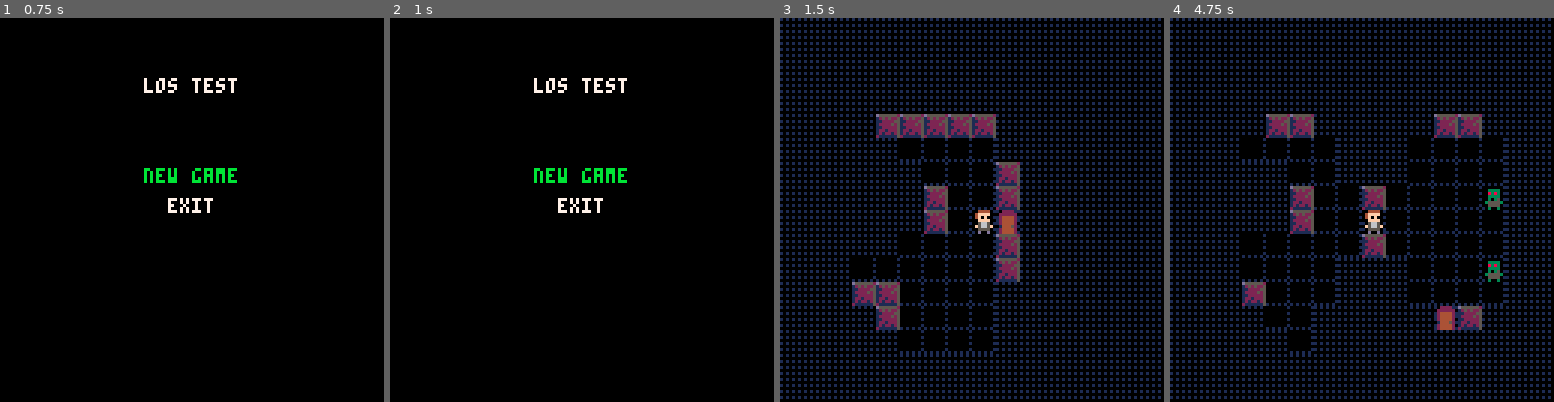
Above: before the commit, frames 1-4 (left to right).
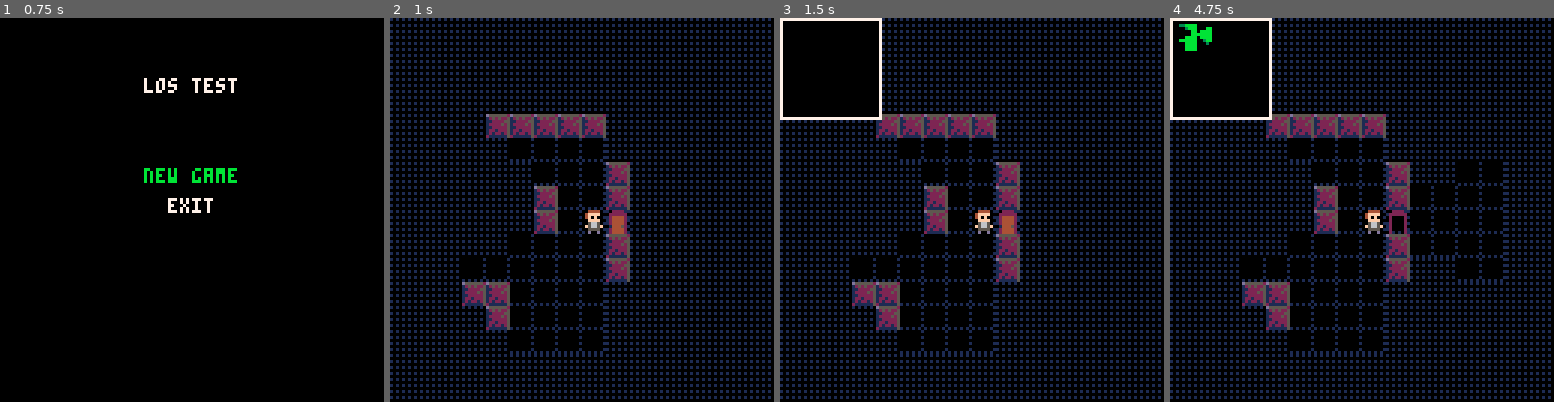
Above: after the commit, the same moments.

Repository: bancliffe/lostest
Game: PICO-8 cartridge lostest.p8
Same seed, same stepped clock (60 frames per second), same inputs: the game is played once before the commit and once after it.
Inputs:
- Up to frame 1 (0.75 s): tap X (X key) at 0.33 s; tap O (Z key) at 0.7 s
- Up to frame 2 (1 s): no input
- Up to frame 3 (1.5 s): tap X (X key) at 1.07 s
- Up to frame 4 (4.75 s): hold Right 1.6-2.1 s; tap O (Z key) every 0.4 s from 1.7 to 4.5 s; tap X (X key) at 1.85, 2.97, 4.08 s; hold Up 2.15-2.42 s; hold Right 2.47-3.03 s; hold Left 3.08-3.58 s; hold Down 3.63-3.97 s; hold Right 4.02-4.68 s; hold Up from 4.73 s (still down)

Frame 1 is identical in both runs. In frame 2, 29% of the frame differs, in the area x 0-100%, y 0-100%; in frame 3, 2.4%; in frame 4, 15%.

Commit message:
Refactor code structure for improved readability and maintainability

Diff:
--- a/entities.lua
+++ b/entities.lua
@@ -125,12 +125,118 @@
 npc = entity:new({
     x=x or 0,
     y=y or 0,
+    mx=0,
+    my=0,
+    dx=0,
+    dy=0,
+    move_dist=0,
     sprite_id=21,
-    vision_range=4,
+    vision_range=6,
     flipped=false,
-    update=function(_ENV) if global.pc.x < x then flipped = true else flipped =false end end,
+    state="idle",
+    player_last_known_pos={x=0,y=0},
+    path={},
+
+    update=function(_ENV)
+        if state == "take_turn" then
+            return take_turn(_ENV)
+        elseif state == "moving" then
+            return animate_move(_ENV)
+        end
+        return true  -- turn complete if in any other state
+    end,
+
+    take_turn=function(_ENV)
+        -- check if player is visible (within range and line of sight)
+        local dist = distance(x, y, global.pc.x, global.pc.y)
+        local can_see_player = dist <= vision_range and has_line_of_sight(x, y, global.pc.x, global.pc.y, vision_range)
+
+        -- face the player if visible
+        if can_see_player then
+            if global.pc.x < x then
+                flipped = true
+            else
+                flipped = false
+            end
+        end
+
+        -- update AI state
+        if state == "idle" or state == "take_turn" then
+            if can_see_player then
+                state = "chase"
+                player_last_known_pos = {x=global.pc.x, y=global.pc.y}
+                path = find_path(x, y, player_last_known_pos.x, player_last_known_pos.y)
+            end
+        end
+
+        if state == "chase" then
+            -- update last known position if we can still see player
+            if can_see_player then
+                player_last_known_pos = {x=global.pc.x, y=global.pc.y}
+                -- recalculate path if needed
+                if #path == 0 or path[#path].x != player_last_known_pos.x or path[#path].y != player_last_known_pos.y then
+                    path = find_path(x, y, player_last_known_pos.x, player_last_known_pos.y)
+                end
+            end
+
+            -- try to move along path
+            if #path > 0 then
+                local next_step = path[1]
+                -- if we're already at next step, remove it
+                if next_step.x == x and next_step.y == y then
+                    deli(path, 1)
+                    if #path == 0 then
+                        state = "idle"
+                        return true  -- turn complete
+                    end
+                    next_step = path[1]
+                end
+
+                -- attempt to move
+                if #path > 0 then
+                    dx = next_step.x - x
+                    dy = next_step.y - y
+                    if walkable(next_step.x, next_step.y) then
+                        -- start move animation
+                        move_dist = 8
+                        state = "moving"
+                        return false  -- still animating
+                    else
+                        -- path blocked, recalculate
+                        path = find_path(x, y, player_last_known_pos.x, player_last_known_pos.y)
+                        if #path == 0 then
+                            state = "idle"
+                        end
+                        return true  -- turn complete (couldn't move)
+                    end
+                end
+            else
+                -- no path, return to idle
+                state = "idle"
+                return true  -- turn complete
+            end
+        end
+
+        return true  -- turn complete
+    end,
+
+    animate_move=function(_ENV)
+        mx += dx
+        my += dy
+        move_dist -= 1
+        if move_dist == 0 then
+            mx = 0
+            my = 0
+            x += dx
+            y += dy
+            deli(path, 1)
+            state = "chase"
+            return true  -- animation complete, turn done
+        end
+        return false  -- still animating
+    end,
     draw=function(_ENV)
-        spr(sprite_id,x*8,y*8,1,1, flipped, false)
+        spr(sprite_id,(x*8)+mx,(y*8)+my,1,1, flipped, false)
     end,
     interact=function(_ENV)
         log("mob interaction with player at ("..x..","..y..")")
--- a/screens/screen_map.lua
+++ b/screens/screen_map.lua
@@ -10,7 +10,7 @@
     minimap = generate_minimap(test_map)
     add(global.characters,global.pc)
 
-    for i=1,30 do
+    for i=1,15 do
         local empty_tile = find_empty_tile(test_map)
         local sprite_id = 17 + flr(rnd(5))
         local c = npc:new({x=empty_tile.x, y=empty_tile.y,sprite_id=sprite_id})
@@ -19,21 +19,49 @@
 
     -- turn-based system
     player_acted = false
+    current_npc_turn = 1
+    npc_turn_in_progress = false
     update_los(test_map)
 end
 
 function update_map()
-    -- player turn
-    player_acted = global.pc:update()
+    if not npc_turn_in_progress then
+        -- player turn
+        player_acted = global.pc:update()
 
-    -- if player acted, update all NPCs
-    if player_acted then
-        for i=2,#global.characters do
-            global.characters[i]:update()
+        -- if player acted, start NPC turns
+        if player_acted then
+            npc_turn_in_progress = true
+            current_npc_turn = 2  -- start with first NPC (index 2)
+            update_los(test_map)
+            minimap = generate_minimap(test_map)
+            -- initiate first NPC turn
+            if current_npc_turn <= #global.characters then
+                global.characters[current_npc_turn].state = "take_turn"
+            end
         end
-        update_los(test_map)
-        minimap = generate_minimap(test_map)
+    else
+        -- process current NPC turn
+        if current_npc_turn <= #global.characters then
+            local npc = global.characters[current_npc_turn]
+            local turn_complete = npc:update()
+
+            if turn_complete then
+                -- move to next NPC
+                current_npc_turn += 1
+                if current_npc_turn <= #global.characters then
+                    global.characters[current_npc_turn].state = "take_turn"
+                else
+                    -- all NPCs done, return control to player
+                    npc_turn_in_progress = false
+                end
+            end
+        else
+            -- all NPCs done
+            npc_turn_in_progress = false
+        end
     end
+
     my_camera:update()
 end
 
--- a/utils.lua
+++ b/utils.lua
@@ -284,3 +284,116 @@
     end
     return nil
 end
+
+function find_path(start_x,start_y,goal_x,goal_y)
+    -- A* pathfinding with orthogonal movement only
+    if start_x == goal_x and start_y == goal_y then return {} end
+
+    -- check if goal tile itself is walkable (ignore character occupancy for goal)
+    if test_map[goal_x] and test_map[goal_x][goal_y] then
+        local goal_tile = test_map[goal_x][goal_y]
+        if not goal_tile.walkable then return {} end
+        if goal_tile.object and not goal_tile.object.walkable then return {} end
+    else
+        return {}
+    end
+
+    local function manhattan(x1, y1, x2, y2)
+        return abs(x1 - x2) + abs(y1 - y2)
+    end
+
+    local open_list = {}
+    local closed_set = {}
+    local came_from = {}
+    local g_score = {}
+    local f_score = {}
+
+    -- initialize start node
+    local start_key = start_x..","..start_y
+    add(open_list, {x=start_x, y=start_y})
+    g_score[start_key] = 0
+    f_score[start_key] = manhattan(start_x, start_y, goal_x, goal_y)
+
+    while #open_list > 0 do
+        -- find node in open_list with lowest f_score
+        local current_idx = 1
+        local current = open_list[1]
+        local current_key = current.x..","..current.y
+        for i=2,#open_list do
+            local node = open_list[i]
+            local node_key = node.x..","..node.y
+            if f_score[node_key] < f_score[current_key] then
+                current_idx = i
+                current = node
+                current_key = node_key
+            end
+        end
+
+        -- reached goal?
+        if current.x == goal_x and current.y == goal_y then
+            -- reconstruct path
+            local path = {}
+            local key = current_key
+            while came_from[key] do
+                local coords = came_from[key]
+                add(path, {x=coords.x, y=coords.y})
+                key = coords.x..","..coords.y
+            end
+            -- reverse path and add goal
+            local final_path = {}
+            for i=#path,1,-1 do
+                add(final_path, path[i])
+            end
+            add(final_path, {x=goal_x, y=goal_y})
+            return final_path
+        end
+
+        -- move current from open to closed
+        deli(open_list, current_idx)
+        closed_set[current_key] = true
+
+        -- check 4 neighbors (orthogonal only: up, down, left, right)
+        local neighbors = {
+            {x=current.x, y=current.y-1},
+            {x=current.x, y=current.y+1},
+            {x=current.x-1, y=current.y},
+            {x=current.x+1, y=current.y}
+        }
+
+        for i=1,#neighbors do
+            local neighbor = neighbors[i]
+            local nx, ny = neighbor.x, neighbor.y
+            local neighbor_key = nx..","..ny
+
+            -- check if valid and walkable
+            if nx >= 0 and nx < map_width and ny >= 0 and ny < map_height then
+                if (nx == goal_x and ny == goal_y) or walkable(nx, ny) then
+                    if not closed_set[neighbor_key] then
+                        local tentative_g = g_score[current_key] + 1
+
+                        -- check if neighbor is in open_list
+                        local in_open = false
+                        for j=1,#open_list do
+                            if open_list[j].x == nx and open_list[j].y == ny then
+                                in_open = true
+                                break
+                            end
+                        end
+
+                        if not in_open or tentative_g < (g_score[neighbor_key] or 9999) then
+                            came_from[neighbor_key] = {x=current.x, y=current.y}
+                            g_score[neighbor_key] = tentative_g
+                            f_score[neighbor_key] = tentative_g + manhattan(nx, ny, goal_x, goal_y)
+
+                            if not in_open then
+                                add(open_list, {x=nx, y=ny})
+                            end
+                        end
+                    end
+                end
+            end
+        end
+    end
+
+    return {} -- no path found
+end
